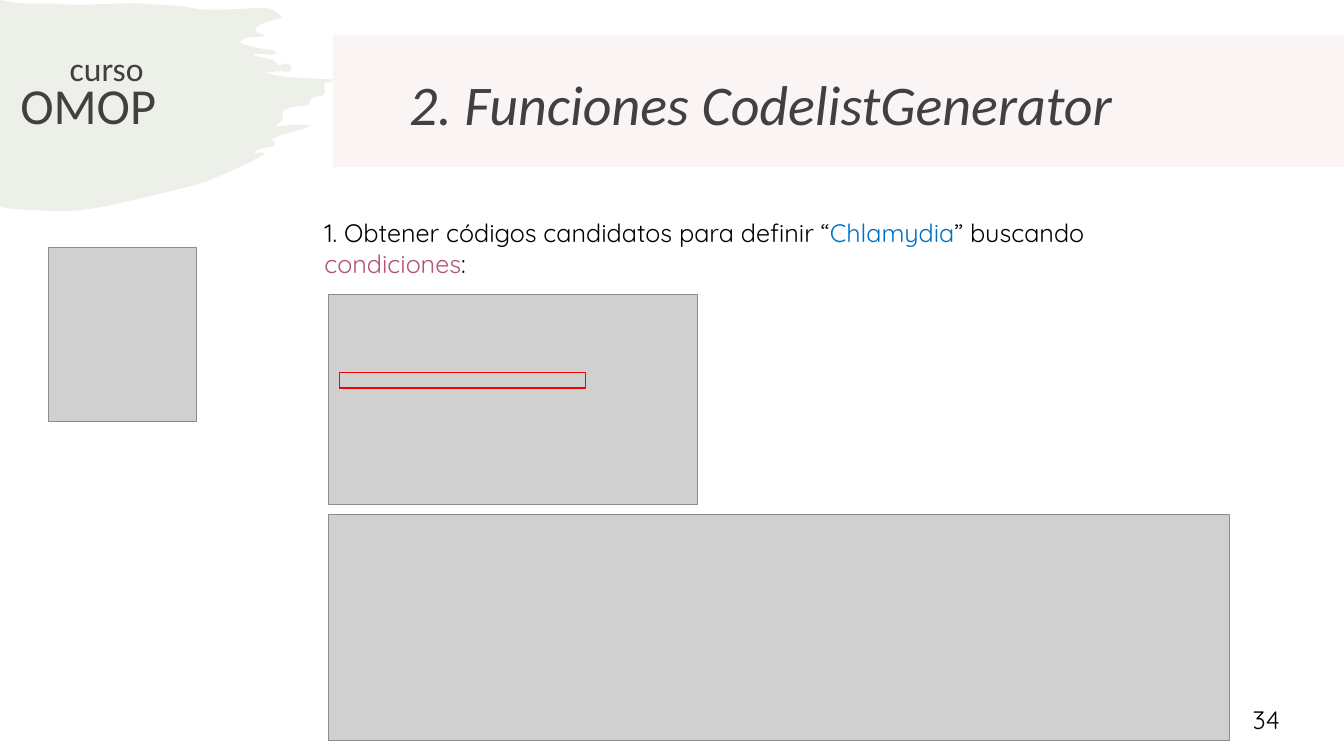
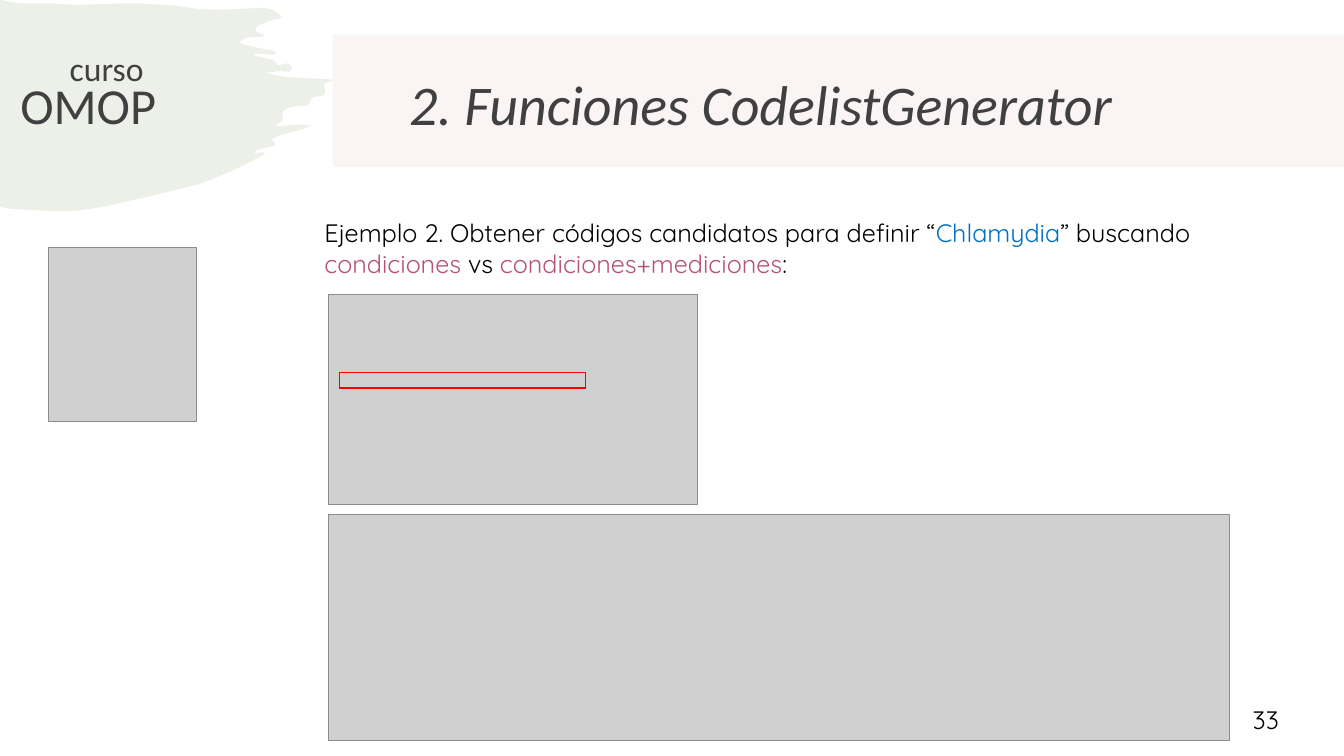
Before and after one commit to rwepi-idiapjgol/Curso_Introduccion_OMOP_2025, a slide deck: slide 33 of Dia2/CodeListGenerator/CodeListGenerator.pptx (slide 34 before the commit). Drawn at 1344x756 pixels with LibreOffice and Linux fonts; fonts in the diff are those of the drawing; grey boxes stand for pictures. Boxes give left, top, right and bottom in pixels: in the first picture for what was removed or moved away, otherwise in the second. Text is boxed around its words. In the diff, an @@ line names an element or a change of style, - is before the commit and + after.

Commit message:
CodelistGenerator

```diff
--- a/Dia2/CodeListGenerator/CodeListGenerator.pptx
+++ b/Dia2/CodeListGenerator/CodeListGenerator.pptx
@@ text at box(324, 223, 1190, 274): text changed @@
-1. Obtener códigos candidatos para definir “Chlamydia” buscando condiciones:
+Ejemplo 2. Obtener códigos candidatos para definir “Chlamydia” buscando condiciones vs condiciones+mediciones:
@@ page number at box(1253, 711, 1279, 730): text changed @@
-34
+33
```
Also in this commit, not shown: 20 other slides changed, 1 slide added, 1 slide removed, 1 other file.
